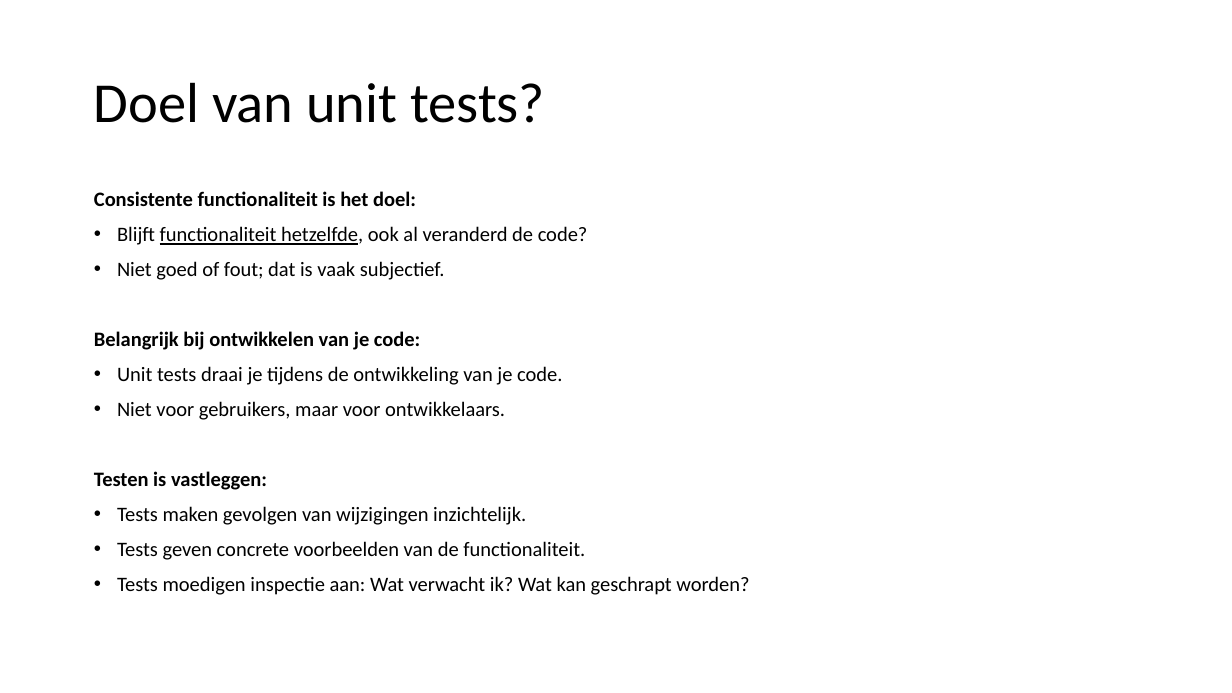
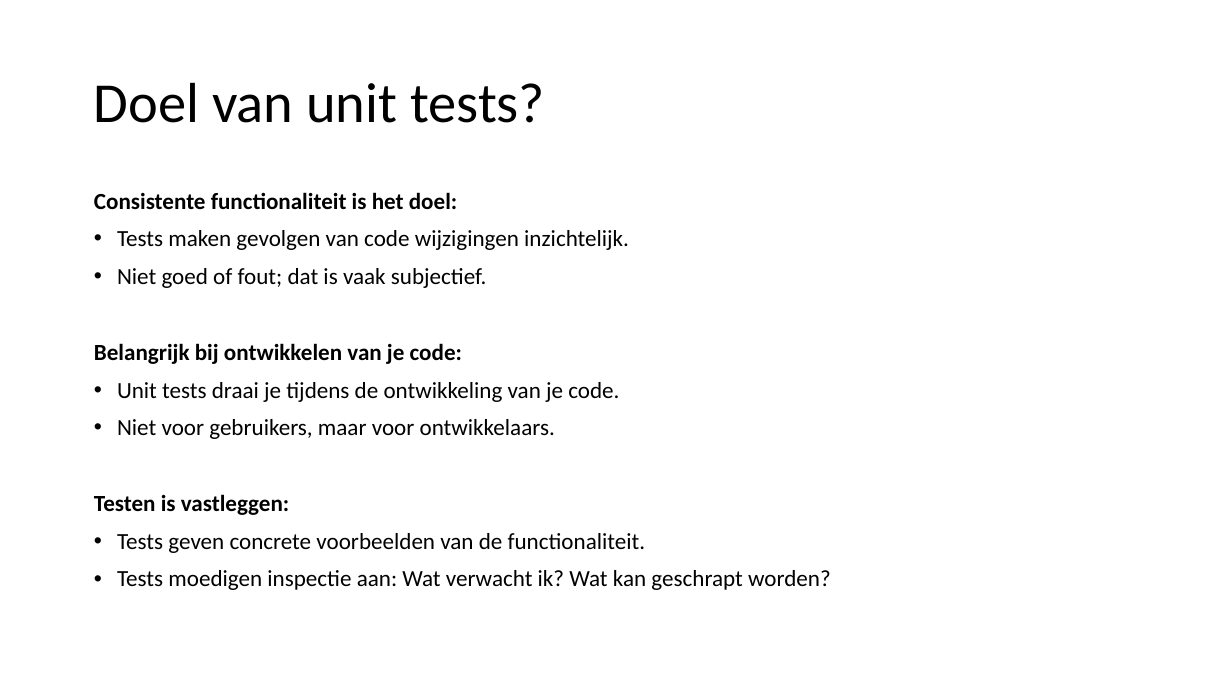
Before and after one commit to LFKoning/python-cursus, a slide deck: slide 49 of 3_production_code/3_production_code.pptx (slide 50 before the commit). Drawn at 1232x693 pixels with LibreOffice and Linux fonts; fonts in the diff are those of the drawing. Boxes give left, top, right and bottom in pixels: in the first picture for what was removed or moved away, otherwise in the second. Text is boxed around its words. In the diff, an @@ line names an element or a change of style, - is before the commit and + after.

```diff
--- a/3_production_code/3_production_code.pptx
+++ b/3_production_code/3_production_code.pptx
@@ text at <box>94,192,831,590</box>: size 16 to 18 pt in "Consistente functionaliteit is het doel:", "Niet goed of fout; dat is vaak ...", "Belangrijk bij ontwikkelen van je code:", "Unit tests draai je tijdens de ontwikkeling ..." and 4 more places @@
@@ text at <box>117,230,629,250</box>: text changed; size 16 to 18 pt @@
-• Blijft functionaliteit hetzelfde, ook al veranderd de code?
+• Tests maken gevolgen van code wijzigingen inzichtelijk.
@@ text at <box>117,506,526,525</box>: paragraph removed @@
-• Tests maken gevolgen van wijzigingen inzichtelijk.
```
Also in this commit, not shown: 3 other slides changed, 1 slide removed, 3 other files.
